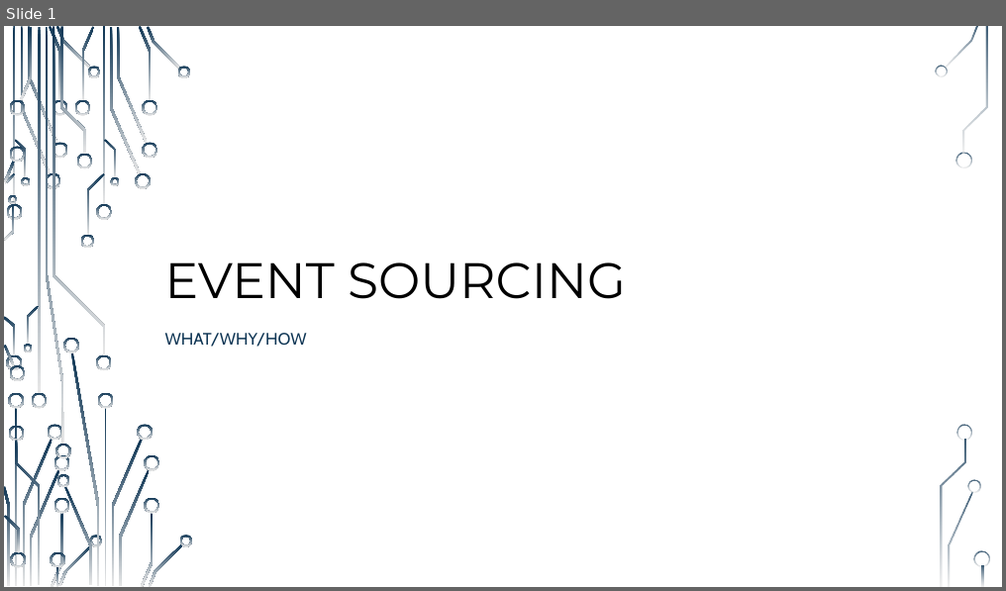
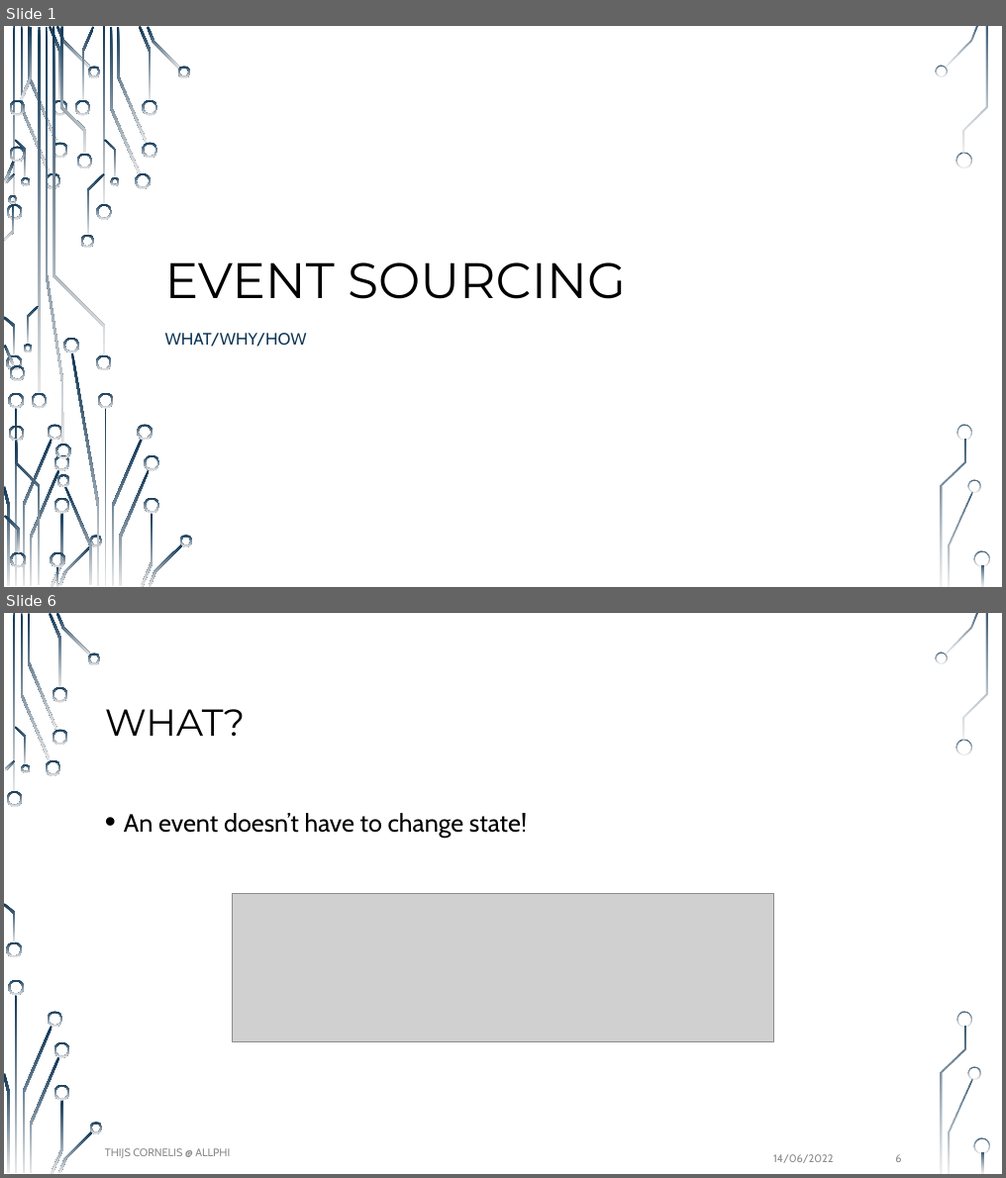
Before and after one commit to thijscornelis/es-lightning-talk, a slide deck: docs/es-lightnig-talk.pptx. Shown one above the other, each under a label of ours: slide 1 before the commit, slides 1 and 6 after it; the slides between them are not shown. The pictures are 1006x591 and 1006x1178 pixels, drawn with LibreOffice and Linux fonts; fonts in the diff are those of the drawing; grey boxes stand for pictures; background and template pictures are left out. Boxes give left, top, right and bottom in pixels: in the first picture for what was removed or moved away, otherwise in the second. Text is boxed around its words. In the diff, an @@ line names an element or a change of style, - is before the commit and + after.

```diff
--- a/docs/es-lightnig-talk.pptx
+++ b/docs/es-lightnig-talk.pptx
@@ slide 6 added at (x1=4, y1=613, x2=1002, y2=1174), background #FFFFFF; not listed: 36 template elements that a slide beside it also shows @@
@@ title added at (x1=105, y1=709, x2=245, y2=736), 36 pt, text #000000 @@
+WHAT?
@@ text added at (x1=124, y1=813, x2=527, y2=838), 24 pt, text #000000 @@
+• An event doesn’t have to change state!
@@ picture added at (x1=233, y1=894, x2=773, y2=1043) @@
@@ text added at (x1=105, y1=1149, x2=230, y2=1158), 10.5 pt, text #8C8C8C @@
+THIJS CORNELIS @ ALLPHI
@@ text added at (x1=773, y1=1155, x2=834, y2=1163), 10.5 pt, text #8C8C8C @@
+14/06/2022
@@ page number added at (x1=895, y1=1155, x2=901, y2=1162), 10.5 pt, text #8C8C8C @@
+6
```
Also in this commit, not shown: 7 slides changed, 8 other slides added, 10 other files.
